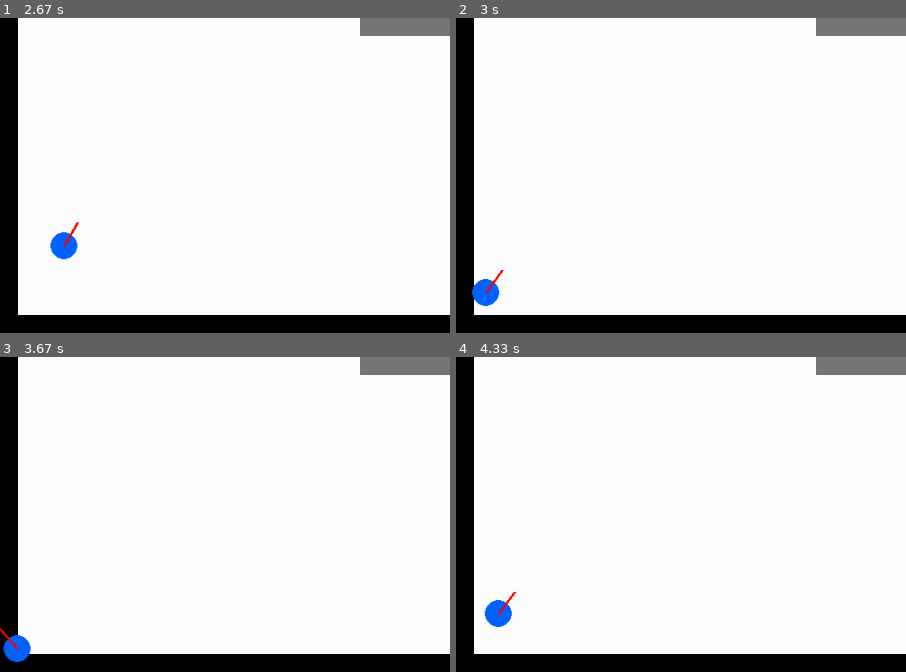
Above: before the commit, frames 1-4 (two rows, left to right).
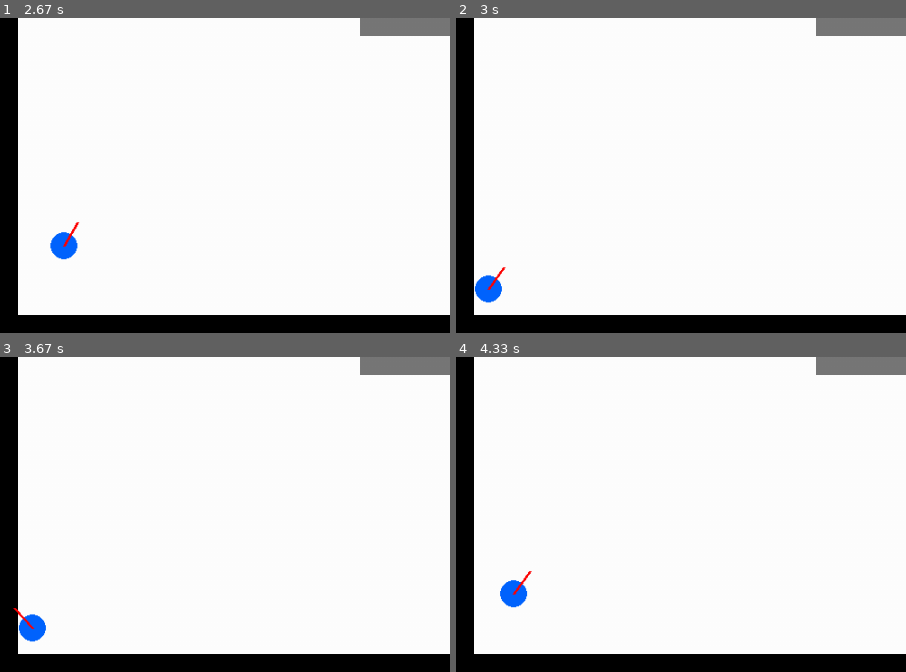
Above: after the commit, the same moments.

Repository: anushkash3110/drone-escape
Game: pygame game, started from simulator.py
Same seed, same stepped clock (60 frames per second), same inputs: the game is played once before the commit and once after it.
Inputs:
- Up to frame 1 (2.67 s): hold Left 0.33-0.87 s; hold Down 0.9-1.2 s; hold Left 1.23-1.63 s; hold Up 1.67-2.03 s; hold Right from 2.07 s (still down)
- Up to frame 2 (3 s): release Right at 2.7 s; hold Down from 2.73 s (still down)
- Up to frame 3 (3.67 s): release Down at 3.1 s; hold Left 3.13-3.6 s; hold Right from 3.63 s (still down)
- Up to frame 4 (4.33 s): release Right at 4.1 s; hold Up from 4.13 s (still down)
The pictures show only the part of the screen within x 0-50%, y 50-100%; the shares and areas given below are measured in that part.

Frame 1 is identical in both runs. In frame 2, 0.2% of the frame differs, in the area x 3-12%, y 79-92%; in frame 3, 0.9%, in the area x 0-11%, y 79-98%; in frame 4, 0.9%.

Commit message:
Added collision detection and room physics

Diff:
--- a/simulator.py
+++ b/simulator.py
@@ -33,19 +33,23 @@
 wall_thickness = 20
 exit_gap = 140
 
-# Main loop control
+# Main loop
 running = True
 
 while running:
 
     clock.tick(60)
 
-    # Exit button
+    # Save old position
+    old_x = x
+    old_y = y
+
+    # Exit window
     for event in pygame.event.get():
         if event.type == pygame.QUIT:
             running = False
 
-    # Keyboard controls
+    # Keyboard input
     keys = pygame.key.get_pressed()
 
     # Rotate left
@@ -69,47 +73,96 @@
     # Fill background
     screen.fill(WHITE)
 
-    # TOP WALL with exit gap
-    pygame.draw.rect(
-        screen,
-        BLACK,
-        (0, 0, WIDTH - exit_gap, wall_thickness)
+    # WALLS
+
+    # Top wall with exit gap
+    top_wall = pygame.Rect(
+        0,
+        0,
+        WIDTH - exit_gap,
+        wall_thickness
     )
 
-    # LEFT WALL
-    pygame.draw.rect(
-        screen,
-        BLACK,
-        (0, 0, wall_thickness, HEIGHT)
+    # Left wall
+    left_wall = pygame.Rect(
+        0,
+        0,
+        wall_thickness,
+        HEIGHT
     )
 
-    # RIGHT WALL
-    pygame.draw.rect(
-        screen,
-        BLACK,
-        (WIDTH - wall_thickness, wall_thickness, wall_thickness, HEIGHT)
+    # Right wall
+    right_wall = pygame.Rect(
+        WIDTH - wall_thickness,
+        wall_thickness,
+        wall_thickness,
+        HEIGHT
     )
 
-    # BOTTOM WALL
-    pygame.draw.rect(
-        screen,
-        BLACK,
-        (0, HEIGHT - wall_thickness, WIDTH, wall_thickness)
+    # Bottom wall
+    bottom_wall = pygame.Rect(
+        0,
+        HEIGHT - wall_thickness,
+        WIDTH,
+        wall_thickness
     )
 
-    # EXIT AREA
+    # Cabin obstacle
+    cabin = pygame.Rect(
+        400,
+        250,
+        200,
+        120
+    )
+
+    # Draw walls
+    pygame.draw.rect(screen, BLACK, top_wall)
+    pygame.draw.rect(screen, BLACK, left_wall)
+    pygame.draw.rect(screen, BLACK, right_wall)
+    pygame.draw.rect(screen, BLACK, bottom_wall)
+
+    # Draw exit
     pygame.draw.rect(
         screen,
         GREEN,
         (WIDTH - exit_gap, 0, exit_gap, wall_thickness)
     )
 
-    # Cabin obstacle
-    cabin = pygame.Rect(400, 250, 200, 120)
+    # Draw cabin
     pygame.draw.rect(screen, GRAY, cabin)
 
-    # Drone body
-    pygame.draw.circle(screen, BLUE, (int(x), int(y)), 15)
+    # Drone collision rectangle
+    drone_rect = pygame.Rect(
+        x - 15,
+        y - 15,
+        30,
+        30
+    )
+
+    # Collision objects
+    walls = [
+        top_wall,
+        left_wall,
+        right_wall,
+        bottom_wall,
+        cabin
+    ]
+
+    # Collision detection
+    for wall in walls:
+
+        if drone_rect.colliderect(wall):
+
+            x = old_x
+            y = old_y
+
+    # Draw drone
+    pygame.draw.circle(
+        screen,
+        BLUE,
+        (int(x), int(y)),
+        15
+    )
 
     # Direction line
     end_x = x + math.cos(math.radians(angle)) * 30
